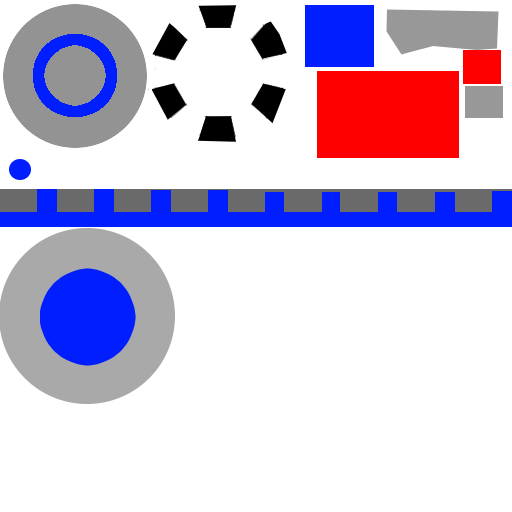
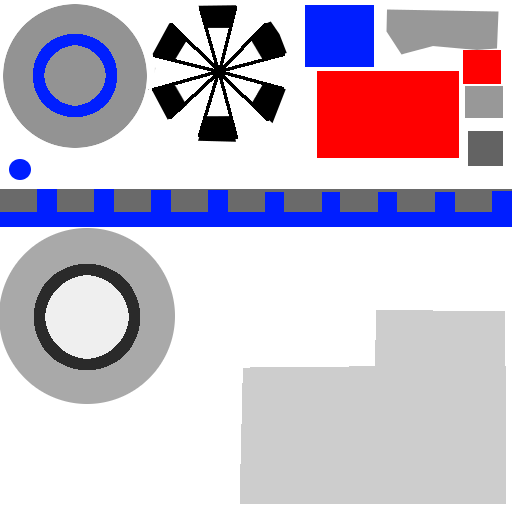
Layer changes from the first 512 x 512 image to the second:
showed "Ground", painted on it over [240, 310, 506, 504]
painted on "Building" over [34, 264, 140, 370]
painted on "DIsh" over [152, 6, 285, 139]
painted on "DIsh Holding" over [468, 131, 503, 166]
